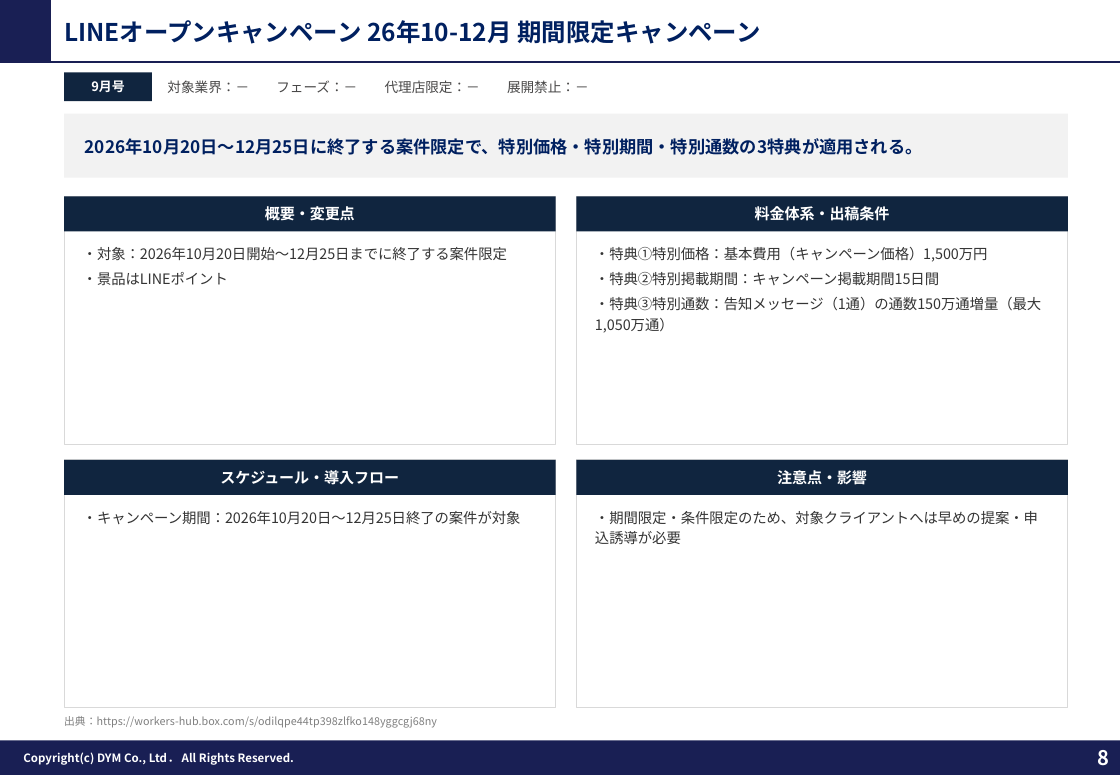
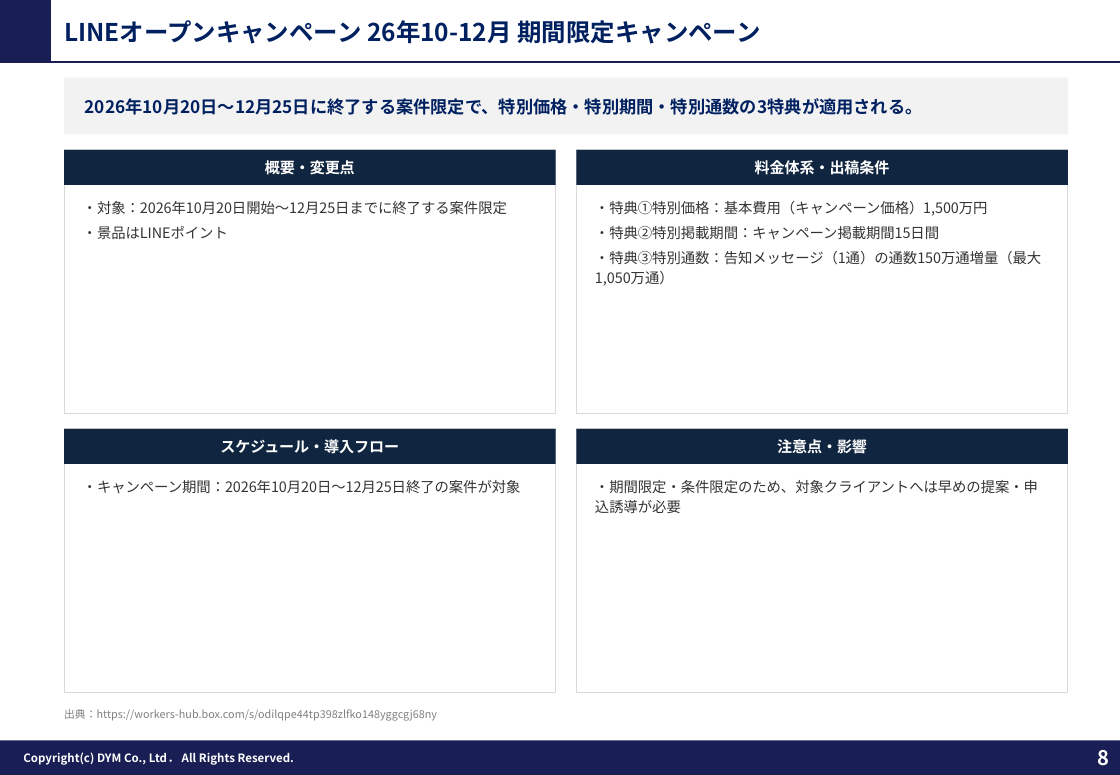
Before and after one commit to tonomura-r-dev/folder, a slide deck: slide 8 of LINEOA媒体最新情報_2026年9月トレンドレポート.pptx. Drawn at 1120x775 pixels with LibreOffice and Linux fonts; fonts in the diff are those of the drawing; background and template pictures are left out. Boxes give left, top, right and bottom in pixels: in the first picture for what was removed or moved away, otherwise in the second. Text is boxed around its words. In the diff, an @@ line names an element or a change of style, - is before the commit and + after.

```diff
--- a/LINEOA媒体最新情報_2026年9月トレンドレポート.pptx
+++ b/LINEOA媒体最新情報_2026年9月トレンドレポート.pptx
@@ rectangle: place and size @@
-rectangle at box(64, 114, 1068, 178)
+rectangle at box(64, 78, 1068, 134)
@@ rectangle removed at box(64, 72, 152, 101) @@
@@ text "2026年10月20日〜12月25日に終了する案件限定で、特別価格・特別期間・特別通数の3特典が適用される。": place and size @@
-text "2026年10月20日〜12月25日に終了する案件限定で、特別価格・特別期間・特別通数の3特典が適用される。" at box(85, 138, 923, 155)
+text "2026年10月20日〜12月25日に終了する案件限定で、特別価格・特別期間・特別通数の3特典が適用される。" at box(85, 98, 923, 115)
@@ text removed at box(91, 80, 124, 92) @@
-9月号
@@ text removed at box(167, 80, 589, 93) @@
-対象業界：－ フェーズ：－ 代理店限定：－ 展開禁止：－
@@ rectangle: place and size @@
-rectangle at box(64, 196, 555, 445)
+rectangle at box(64, 150, 555, 414)
@@ 2 texts, 2 rectangles: place and size @@
-2 texts, 2 rectangles at box(64, 196, 1068, 232)
+2 texts, 2 rectangles at box(64, 150, 1068, 185)
@@ rectangle: place and size @@
-rectangle at box(577, 196, 1068, 445)
+rectangle at box(577, 150, 1068, 414)
@@ text "・対象：2026年10月20日開始〜12月25日までに終了する案件限定": place and size @@
-text "・対象：2026年10月20日開始〜12月25日までに終了する案件限定" at box(83, 247, 507, 285)
+text "・対象：2026年10月20日開始〜12月25日までに終了する案件限定" at box(83, 201, 507, 239)
@@ text "・特典①特別価格：基本費用（キャンペーン価格）1,500万円": place and size @@
-text "・特典①特別価格：基本費用（キャンペーン価格）1,500万円" at box(595, 247, 1041, 333)
+text "・特典①特別価格：基本費用（キャンペーン価格）1,500万円" at box(595, 201, 1041, 286)
@@ rectangle: place and size @@
-rectangle at box(64, 460, 555, 708)
+rectangle at box(64, 429, 555, 693)
@@ 2 texts, 2 rectangles: place and size @@
-2 texts, 2 rectangles at box(64, 460, 1068, 495)
+2 texts, 2 rectangles at box(64, 429, 1068, 464)
@@ rectangle: place and size @@
-rectangle at box(577, 460, 1068, 708)
+rectangle at box(577, 429, 1068, 693)
@@ text "・キャンペーン期間：2026年10月20日〜12月25日終了の案件が対象": place and size @@
-text "・キャンペーン期間：2026年10月20日〜12月25日終了の案件が対象" at box(83, 511, 521, 524)
+text "・キャンペーン期間：2026年10月20日〜12月25日終了の案件が対象" at box(83, 480, 521, 493)
@@ text "・期間限定・条件限定のため、対象クライアントへは早めの提案・申込誘導が必要": place and size @@
-text "・期間限定・条件限定のため、対象クライアントへは早めの提案・申込誘導が必要" at box(595, 511, 1038, 544)
+text "・期間限定・条件限定のため、対象クライアントへは早めの提案・申込誘導が必要" at box(595, 480, 1038, 513)
@@ text "出典：https://workers-hub.box.com/s/odilqpe44tp398zlfko148yggcg ...": place and size @@
-text "出典：https://workers-hub.box.com/s/odilqpe44tp398zlfko148yggcg ..." at box(64, 716, 437, 728)
+text "出典：https://workers-hub.box.com/s/odilqpe44tp398zlfko148yggcg ..." at box(64, 709, 437, 721)
```
Also in this commit, not shown: 6 other slides changed, 1 other file.
